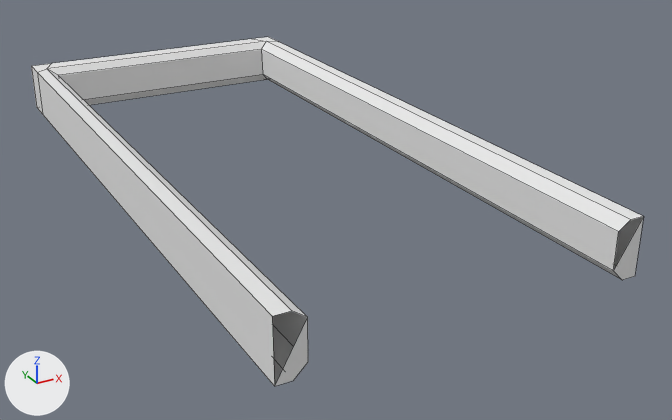
The OBJ model 3dModels/mechanism/door_frame.obj, before and after one commit.
One viewpoint serves both versions: a camera (50 mm lens) standing at (-6.4, 4.7, 84.6) and looking at (11.2, 36.6, 68.7). Arrows for +X, +Y and +Z are at lower left; the lights stay in place. The older version comes first. Mesh edges are drawn as thin lines. Where no turn or scale is listed for an object, it has been applied to the vertices.

In view in the first picture: 'door_frame'.
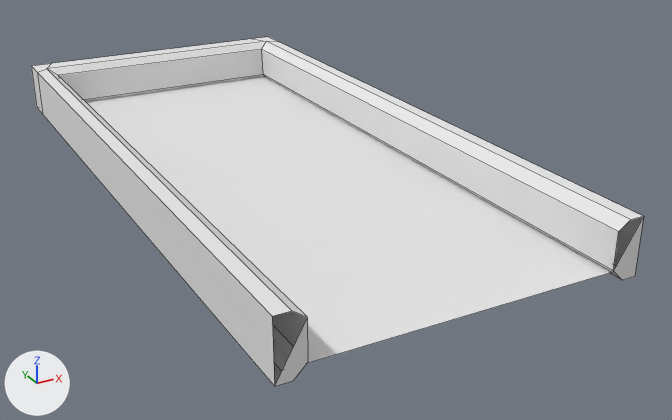
The edits, one by one:
me_door_frame is used by ob_door_frame; location (0.0, 0.0, 0.0).
Verts and faces of me_door_frame; kept vertices keep their numbers, new ones are numbered from 32.
me_door_frame had 32 vertices, 28 faces and spanned x 2.5..15.9, y 24.3..53.3, z 69.9..72.1.
me_door_frame now has 36 vertices, 29 faces and spans x 2.5..15.9, y 24.3..53.3, z 69.9..72.1.
Part 1, on me_door_frame:
New vertex 32 is at (15.5, 24.5, 70.2).
New vertex 33 is at (2.8, 24.5, 70.2), pixel (281, 370).
New vertex 34 is at (15.5, 52.6, 70.2).
New vertex 35 is at (2.8, 52.6, 70.2).
New faces: (32, 34, 35, 33).

Where the change shows, as pixel boxes (x1, y1, x2, y2) in the pictures (672 x 420 px):
part 1 of me_door_frame, added: after (86, 76, 616, 371)
